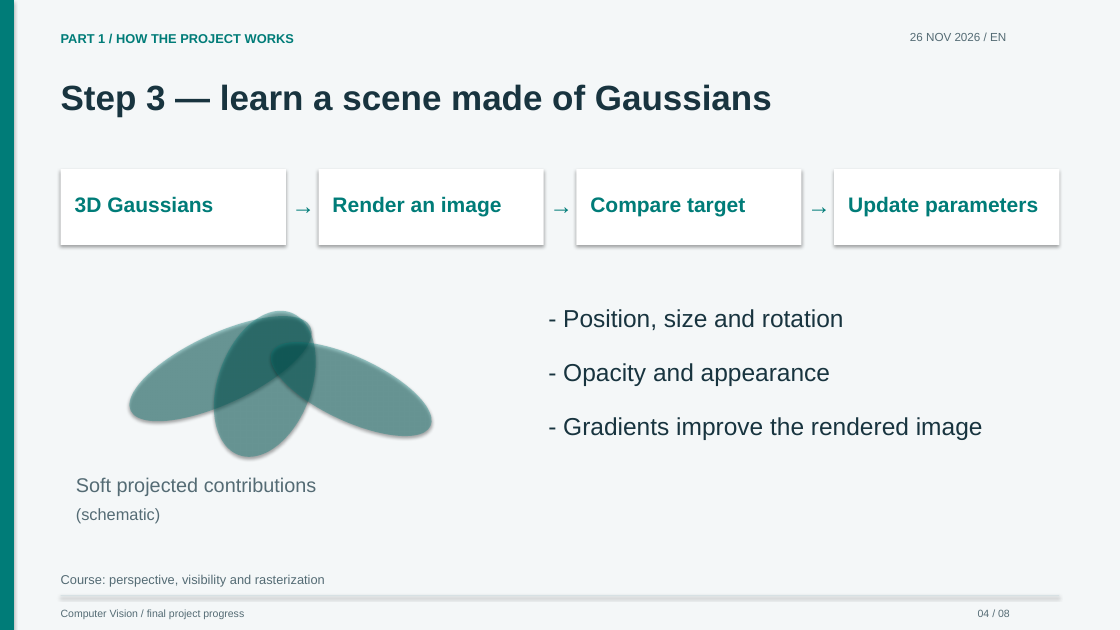
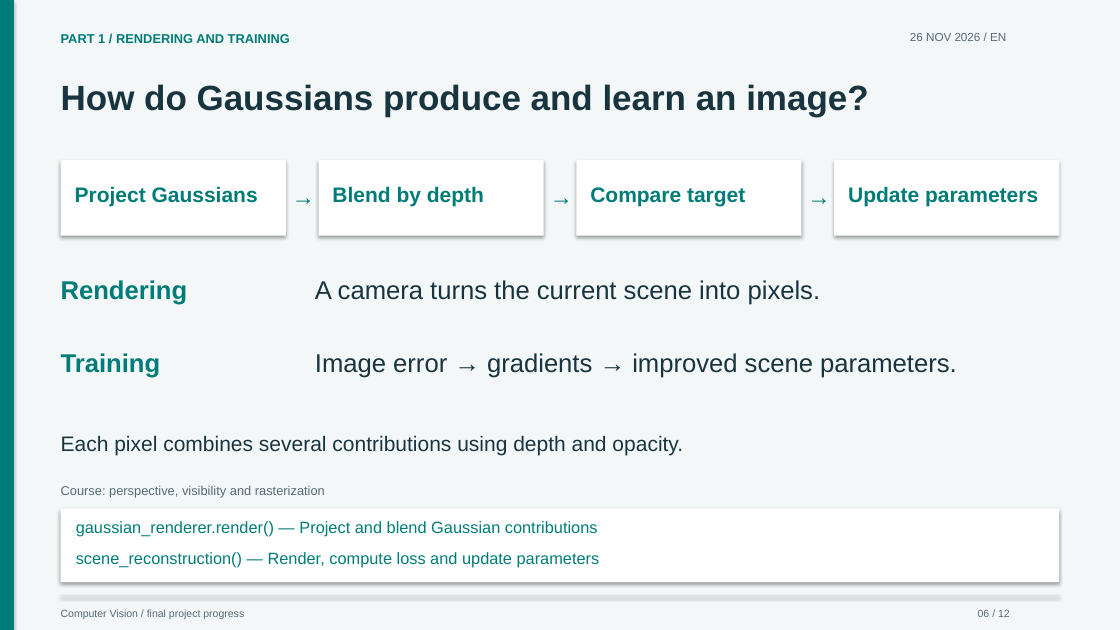
Before and after one commit to craptou/Projet_4D_Gaussian_Splatting, a slide deck: slide 6 of presentations/progress-2026-11-26.en.pptx (slide 4 before the commit). Drawn at 1120x630 pixels with LibreOffice and Linux fonts; fonts in the diff are those of the drawing. Boxes give left, top, right and bottom in pixels: in the first picture for what was removed or moved away, otherwise in the second. Text is boxed around its words. In the diff, an @@ line names an element or a change of style, - is before the commit and + after.

Commit message:
Explain Gaussian splatting with contextual function links and a clear oral-script PDF

```diff
--- a/presentations/progress-2026-11-26.en.pptx
+++ b/presentations/progress-2026-11-26.en.pptx
@@ text at (61,34,290,43): text changed @@
-PART 1 / HOW THE PROJECT WORKS
+PART 1 / RENDERING AND TRAINING
@@ text at (61,84,868,117): text changed @@
-Step 3 — learn a scene made of Gaussians
+How do Gaussians produce and learn an image?
@@ 5 texts, 4 rectangles: place and size @@
-5 texts, 4 rectangles at (60,169,1060,245)
+5 texts, 4 rectangles at (60,160,1060,235)
@@ text at (75,186,258,207): text changed @@
-3D Gaussians
+Project Gaussians
@@ text at (332,186,484,207): text changed @@
-Render an image
+Blend by depth
@@ text added at (61,280,188,305), 22 pt, text #007C78, bold @@
+Rendering
@@ ellipse removed at (116,295,325,442) @@
@@ ellipse removed at (195,297,335,472) @@
@@ text added at (315,280,821,305), 22 pt, text #18343F @@
+A camera turns the current scene into pixels.
@@ ellipse removed at (259,323,444,455) @@
@@ text removed at (563,309,844,330) @@
-- Position, size and rotation
@@ text added at (61,353,161,378), 22 pt, text #007C78, bold @@
+Training
@@ text added at (315,353,957,378), 22 pt, text #18343F @@
+Image error → gradients → improved scene parameters.
@@ text removed at (563,363,830,386) @@
-- Opacity and appearance
@@ text removed at (563,417,983,440) @@
-- Gradients improve the rendered image
@@ text added at (61,435,683,456), 18 pt, text #18343F @@
+Each pixel combines several contributions using depth and opacity.
@@ text removed at (76,477,317,496) @@
-Soft projected contributions
@@ text "Course: perspective, visibility and rasterization": place and size @@
-text "Course: perspective, visibility and rasterization" at (61,574,325,587)
+text "Course: perspective, visibility and rasterization" at (61,485,325,498)
@@ rectangle added at (60,509,1060,583), fill #FFFFFF @@
@@ text removed at (76,508,160,524) @@
-(schematic)
@@ text added at (76,521,598,536), 14 pt, text #007C78 @@
+gaussian_renderer.render() — Project and blend Gaussian contributions
@@ text added at (76,552,600,568), 14 pt, text #007C78 @@
+scene_reconstruction() — Render, compute loss and update parameters
@@ text at (978,609,1010,617): text changed @@
-04 / 08
+06 / 12
```
Also in this commit, not shown: 7 other slides changed, 4 slides added, 2 slides removed, 14 other files.
